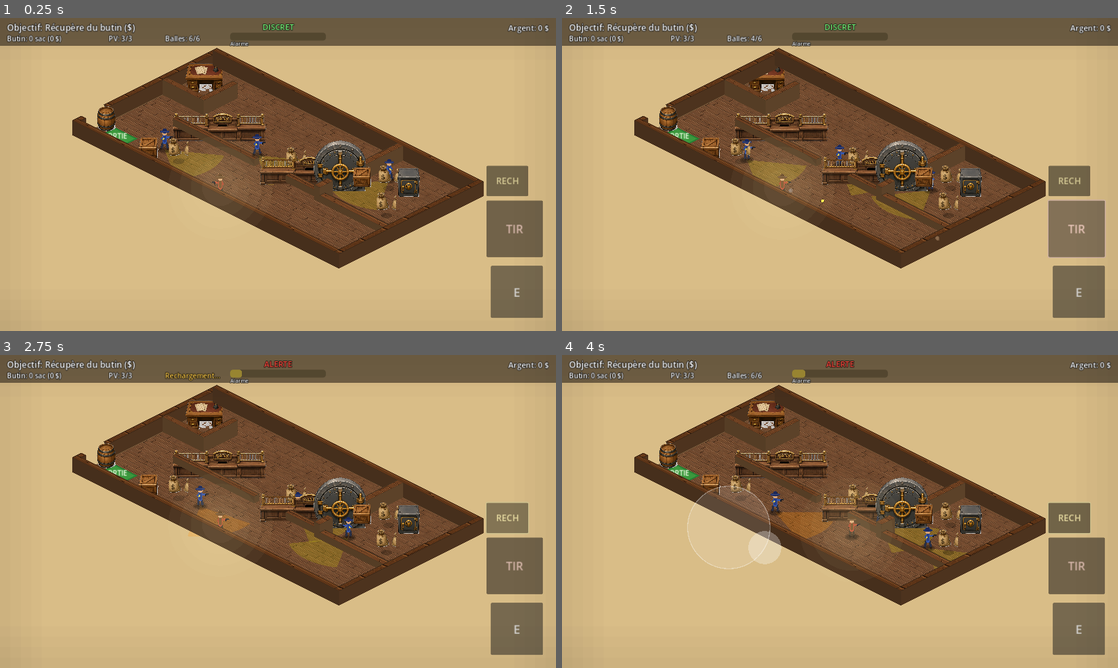
Above: before the commit, frames 1-4 (two rows, left to right).
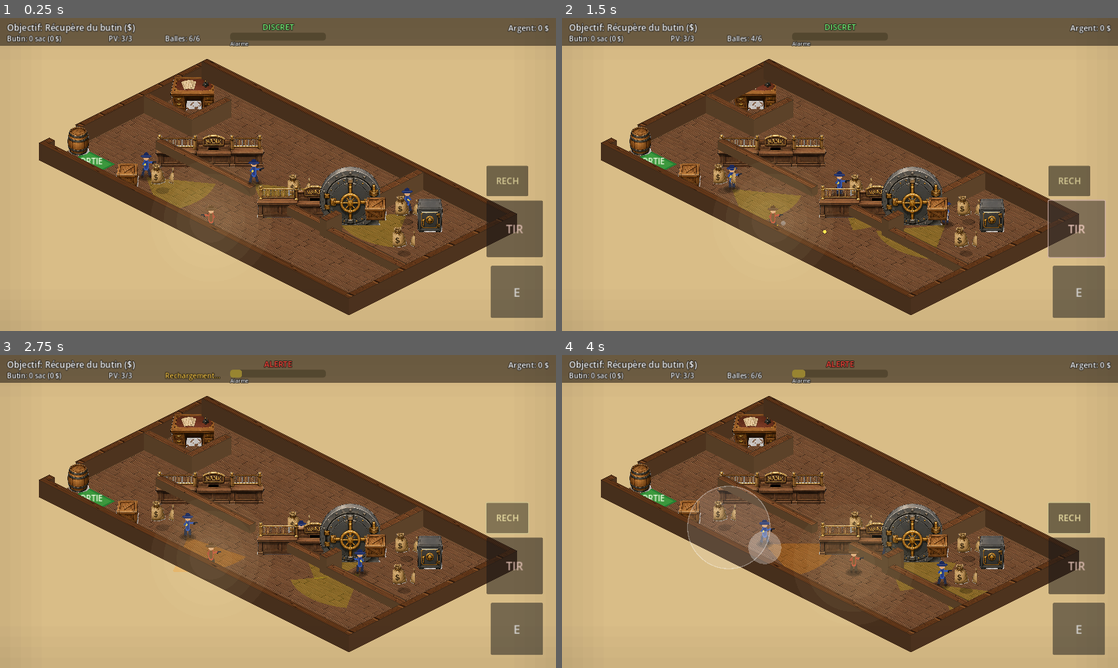
Above: after the commit, the same moments.

Repository: sebadiaz/Cowboys
Game: Godot game, scene res://scenes/MissionRoot.tscn
The game is run twice, just before and just after one commit, with the same random seed, the same clock (stepped at 60 frames per second) and the same inputs. This scene is started directly instead of the project's main scene.
Inputs (mouse positions are in pixels of both pictures, inside the frame that each line leads up to):
- Up to frame 1 (0.25 s): no input
- Up to frame 2 (1.5 s): click "E" at 0.5 s; click "TIR" at 1.25 s
- Up to frame 3 (2.75 s): click "RECH" at 2 s
- Up to frame 4 (4 s): move the mouse to (962, 495) at 2.77 s; hold D (move_right) 2.78-3.5 s; hold Space (fire) 2.78-3.5 s; click (962, 495) at 2.92 s; drag from (728, 527) to (812, 574) at 3.52 s

The runs differ from the first frame. In frame 1, 30% of the frame differs, in the area x 7-93%, y 9-95%; in frame 2, 30%; in frame 3, 30%; in frame 4, 30%.

Commit message:
Adapte le rendu a la taille de l'ecran (zoom auto + recentrage)
- iso_renderer: _fit_to_viewport() calcule la boite englobante du niveau projete
  (sol + sommets des murs + marge persos) et choisit l'echelle qui le fait
  remplir l'ecran avec une petite marge, puis recentre. refit() public pour le
  redimensionnement
- vignette adaptee au zoom (coords locales / scale)
- mission_manager: re-fit sur viewport size_changed (navigateur/mobile), les
  effets (fx) partagent le meme zoom/position que le renderer
- flash plein ecran (degats/alarme) deplace dans le HUD (CanvasLayer non zoome)
  pour couvrir tout l'ecran a toute resolution; effects.gd nettoye
- Verifie: parse OK, fit teste en 1280x720 et 820x1180 (portrait), fx aligne,
  export Web OK

Diff:
--- a/scripts/effects.gd
+++ b/scripts/effects.gd
@@ -5,9 +5,8 @@
 ## screen-shake (via la position du renderer) et flash plein écran (dégâts/alarme).
 ## Reçoit les positions MONDE et les projette en iso, comme le renderer.
 
-var iso_offset := Vector2.ZERO        # = renderer.position (pour projeter pareil)
+var iso_offset := Vector2.ZERO        # décalage de projection (0 quand le noeud est zoomé)
 var shake_amount: float = 0.0
-var flash_color := Color(0, 0, 0, 0)
 
 # Particule : {pos(screen), vel, life, max_life, size, color, kind}
 var _parts: Array[Dictionary] = []
@@ -32,9 +31,8 @@
 		p["pos"] += p["vel"] * delta
 		alive.append(p)
 	_parts = alive
-	# Décroissance du shake et du flash.
+	# Décroissance du shake.
 	shake_amount = max(0.0, shake_amount - delta * 40.0)
-	flash_color.a = max(0.0, flash_color.a - delta * 2.2)
 	queue_redraw()
 
 
@@ -87,10 +85,6 @@
 	shake_amount = min(14.0, shake_amount + amount)
 
 
-func full_flash(color: Color) -> void:
-	flash_color = color
-
-
 ## Décalage de tremblement à appliquer au renderer (lu par mission_manager).
 func get_shake_offset() -> Vector2:
 	if shake_amount <= 0.01:
@@ -126,7 +120,3 @@
 			draw_rect(Rect2(p["pos"] - Vector2(1.5, 1.5), Vector2(3, 3)), c)
 		else:
 			draw_circle(p["pos"], p["size"] * (0.6 + 0.4 * t), c)
-	# Flash plein écran (dégâts / alarme).
-	if flash_color.a > 0.001:
-		var vp := get_viewport_rect().size
-		draw_rect(Rect2(-iso_offset, vp), flash_color)
--- a/scripts/hud_controller.gd
+++ b/scripts/hud_controller.gd
@@ -14,6 +14,7 @@
 var _health_label: Label
 var _ammo_label: Label
 var _pause_root: Control
+var _flash: ColorRect
 
 var _money: int = 0
 
@@ -21,8 +22,30 @@
 func _ready() -> void:
 	process_mode = Node.PROCESS_MODE_ALWAYS
 	_build_ui()
+	_build_flash()
 	_build_pause_menu()
 	_build_mobile_controls()
+
+
+## Couche de flash plein écran (dégâts / alarme), au-dessus du jeu mais sous les
+## libellés HUD. Couvre tout l'écran quelle que soit la résolution.
+func _build_flash() -> void:
+	_flash = ColorRect.new()
+	_flash.color = Color(1, 0, 0, 0)
+	_flash.set_anchors_preset(Control.PRESET_FULL_RECT)
+	_flash.mouse_filter = Control.MOUSE_FILTER_IGNORE
+	_flash.z_index = -1
+	add_child(_flash)
+	move_child(_flash, 0)
+
+
+## Déclenche un flash plein écran qui s'estompe.
+func flash(color: Color) -> void:
+	if not _flash:
+		return
+	_flash.color = color
+	var tween := create_tween()
+	tween.tween_property(_flash, "color:a", 0.0, 0.45)
 
 
 func _process(_delta: float) -> void:
--- a/scripts/iso_renderer.gd
+++ b/scripts/iso_renderer.gd
@@ -49,12 +49,59 @@
 
 
 func setup() -> void:
-	var vp := get_viewport_rect().size
-	position = vp * 0.5 - Iso.project(floor_rect.get_center()) + Vector2(0, -20)
 	if ResourceLoader.exists(CHAR_SHEET_PATH):
 		_char_tex = load(CHAR_SHEET_PATH)
 	_build_billboards()
+	_fit_to_viewport()
 	queue_redraw()
+
+
+## Re-ajuste le zoom (appelé sur redimensionnement de la fenêtre). Retourne la
+## position de repos pour que l'appelant resynchronise le shake/les effets.
+func refit() -> Vector2:
+	_fit_to_viewport()
+	queue_redraw()
+	return position
+
+
+## Zoome et centre le niveau pour qu'il remplisse l'écran (toutes résolutions).
+## On calcule la boîte englobante du niveau PROJETÉ (sol + sommets des murs +
+## marge pour la hauteur des personnages), puis on choisit l'échelle qui le fait
+## tenir avec une petite marge.
+func _fit_to_viewport() -> void:
+	var vp := get_viewport_rect().size
+	var bounds := _level_screen_bounds()
+	var margin := 48.0
+	var avail := vp - Vector2(margin, margin) * 2.0
+	var s := minf(avail.x / bounds.size.x, avail.y / bounds.size.y)
+	s = clampf(s, 0.4, 3.0)
+	scale = Vector2(s, s)
+	# Centre la boîte englobante (en coords locales) au centre de l'écran.
+	position = vp * 0.5 - bounds.get_center() * s
+
+
+## Boîte englobante du niveau en coordonnées LOCALES (Iso.project, avant scale).
+func _level_screen_bounds() -> Rect2:
+	var pts: Array[Vector2] = []
+	# Coins du sol.
+	pts.append(Iso.project(floor_rect.position))
+	pts.append(Iso.project(Vector2(floor_rect.end.x, floor_rect.position.y)))
+	pts.append(Iso.project(floor_rect.end))
+	pts.append(Iso.project(Vector2(floor_rect.position.x, floor_rect.end.y)))
+	# Sommets des murs (hauteur vers le haut de l'écran).
+	for w in walls:
+		var r: Rect2 = w["rect"]
+		var h: float = 16.0 if w.get("low", false) else Iso.WALL_HEIGHT
+		for c in [r.position, Vector2(r.end.x, r.position.y), r.end, Vector2(r.position.x, r.end.y)]:
+			pts.append(Iso.project(c) + Vector2(0, -h))
+	var mn := pts[0]
+	var mx := pts[0]
+	for p in pts:
+		mn = mn.min(p)
+		mx = mx.max(p)
+	# Marge verticale en haut pour la tête/chapeau des personnages (~40 px).
+	mn.y -= 40.0
+	return Rect2(mn, mx - mn)
 
 
 func _build_billboards() -> void:
@@ -155,19 +202,22 @@
 
 ## Pénombre western : assombrit les bords, halo clair autour du joueur.
 func _draw_vignette() -> void:
-	var vp := get_viewport_rect().size
-	var origin := -position   # coin haut-gauche de l'écran en coords locales
+	var s: float = scale.x if scale.x > 0.001 else 1.0
+	# Conversion écran -> coords locales (le noeud est zoomé).
+	var vp := get_viewport_rect().size / s
+	var origin := -position / s   # coin haut-gauche de l'écran en coords locales
+	var band := 24.0 / s
 	# Cadres semi-transparents concentriques pour assombrir les bords.
 	var bands := 4
 	for i in range(bands):
-		var inset := float(i) * 24.0
+		var inset := float(i) * band
 		var a := 0.06 * (bands - i) / bands
 		var col := Color(0.05, 0.03, 0.02, a)
 		# Quatre bandes (haut/bas/gauche/droite) pour ne pas réassombrir le centre.
-		draw_rect(Rect2(origin.x, origin.y + inset, vp.x, 24), col)
-		draw_rect(Rect2(origin.x, origin.y + vp.y - inset - 24, vp.x, 24), col)
-		draw_rect(Rect2(origin.x + inset, origin.y, 24, vp.y), col)
-		draw_rect(Rect2(origin.x + vp.x - inset - 24, origin.y, 24, vp.y), col)
+		draw_rect(Rect2(origin.x, origin.y + inset, vp.x, band), col)
+		draw_rect(Rect2(origin.x, origin.y + vp.y - inset - band, vp.x, band), col)
+		draw_rect(Rect2(origin.x + inset, origin.y, band, vp.y), col)
+		draw_rect(Rect2(origin.x + vp.x - inset - band, origin.y, band, vp.y), col)
 	# Halo doux autour du joueur.
 	if is_instance_valid(player):
 		var c := Iso.project(player.global_position) + Vector2(0, -16)
--- a/scripts/mission_manager.gd
+++ b/scripts/mission_manager.gd
@@ -87,11 +87,24 @@
 		g.bullet_system = _bullets
 
 
+## Re-fit du niveau et resynchronisation des effets quand l'écran change de taille.
+func _on_viewport_resized() -> void:
+	if not is_instance_valid(_renderer) or not _renderer.has_method("refit"):
+		return
+	_renderer_home = _renderer.refit()
+	if is_instance_valid(_fx):
+		_fx.scale = _renderer.scale
+		_fx.position = _renderer_home
+
+
 func _build_effects() -> void:
 	_fx = preload("res://scripts/effects.gd").new()
 	_fx.name = "Effects"
-	_fx.iso_offset = _renderer_home
-	_fx.position = Vector2.ZERO   # dessine en espace écran fixe (pas de shake)
+	# Les effets partagent le MÊME zoom/position que le renderer pour rester
+	# alignés sur les entités (le shake ne décale que le renderer).
+	_fx.iso_offset = Vector2.ZERO
+	_fx.scale = _renderer.scale
+	_fx.position = _renderer_home
 	add_child(_fx)
 	_renderer.fx = _fx
 	# Branche les effets sur les évènements de combat.
@@ -101,7 +114,8 @@
 		_fx.muzzle_flash(pos, dir)
 		_fx.add_shake(3.0))
 	player.damaged.connect(func():
-		_fx.full_flash(Color(0.8, 0.0, 0.0, 0.45))
+		if hud.has_method("flash"):
+			hud.flash(Color(0.8, 0.0, 0.0, 0.45))
 		_fx.add_shake(7.0))
 
 
@@ -119,6 +133,8 @@
 	add_child(_renderer)
 	_renderer.setup()
 	_renderer_home = _renderer.position
+	# Re-ajuste le zoom si la fenêtre/écran change de taille (navigateur, mobile).
+	get_viewport().size_changed.connect(_on_viewport_resized)
 	# Le joueur vise vers le clic : il a besoin du renderer pour convertir
 	# la position écran/souris en point monde cartésien.
 	player.iso_renderer = _renderer
@@ -330,8 +346,9 @@
 func _on_global_alert() -> void:
 	if hud.has_method("show_toast"):
 		hud.show_toast("ALERTE GÉNÉRALE !")
+	if hud.has_method("flash"):
+		hud.flash(Color(0.9, 0.1, 0.1, 0.5))
 	if _fx != null:
-		_fx.full_flash(Color(0.9, 0.1, 0.1, 0.5))
 		_fx.add_shake(8.0)
 
 
